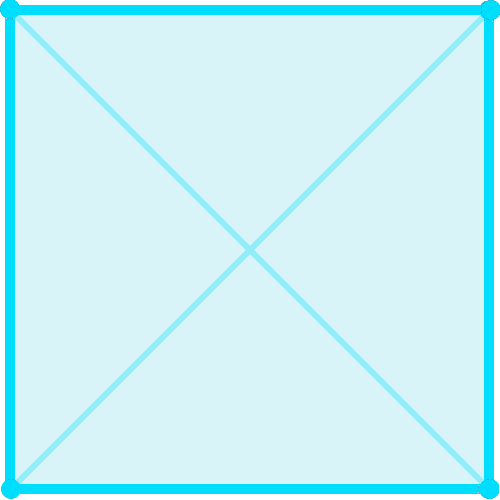
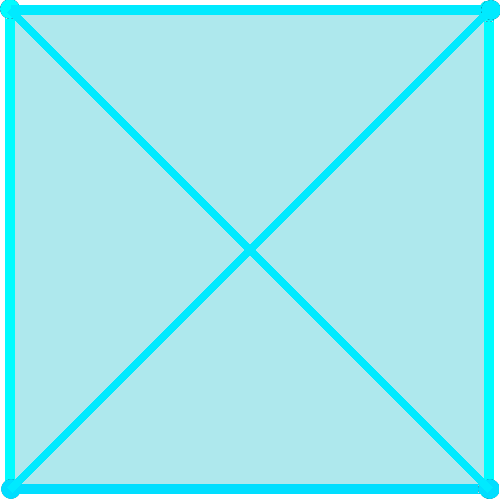
Two versions of the same layered image (500×500). Layer-by-layer changes:
"Layer #3": opacity 33% → 100%, painted on it over [7, 7, 493, 493]
painted on "Layer #2" over [11, 0, 500, 20]
painted on "Layer #1" over [0, 0, 499, 499]
"Layer": opacity 15% → 32%, painted on it over [10, 10, 490, 490]
